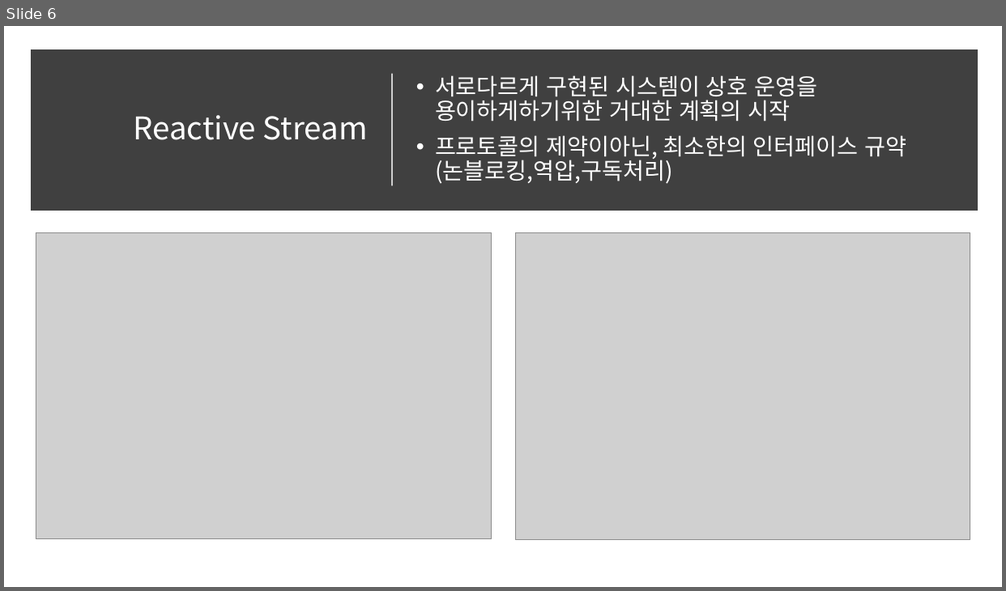
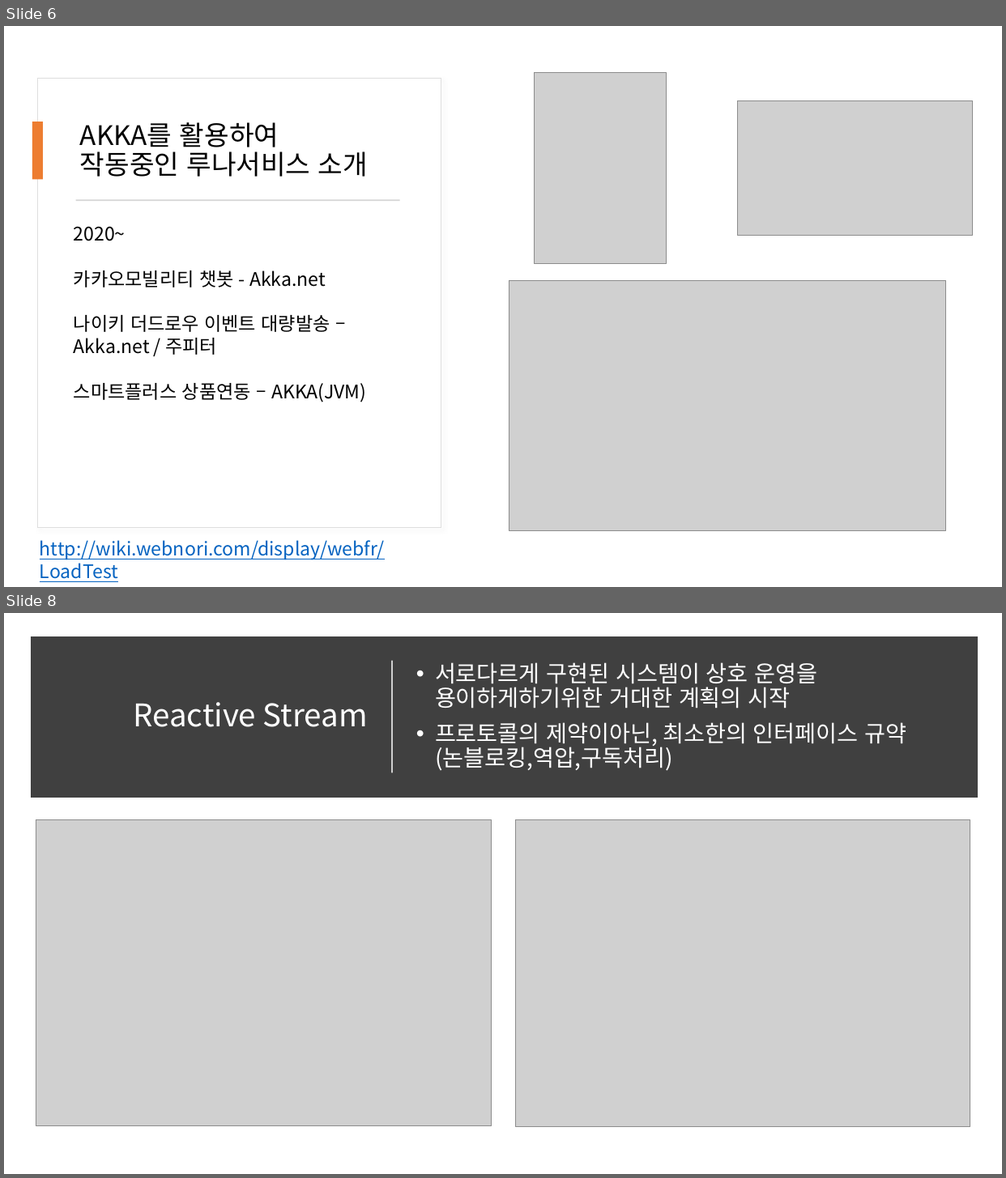
Before and after one commit to psmon/AkkaDotModule, a slide deck: Doc/DotCoreApiWithAkka.pptx. Shown one above the other, each under a label of ours: slide 6 before the commit, slides 6 and 8 after it; the slides between them are not shown. The pictures are 1006x591 and 1006x1178 pixels, drawn with LibreOffice and Linux fonts; fonts in the diff are those of the drawing; grey boxes stand for pictures. Boxes give left, top, right and bottom in pixels: in the first picture for what was removed or moved away, otherwise in the second. Text is boxed around its words. In the diff, an @@ line names an element or a change of style, - is before the commit and + after.

```diff
--- a/Doc/DotCoreApiWithAkka.pptx
+++ b/Doc/DotCoreApiWithAkka.pptx
@@ slide 6 added at [4,26,1002,587], background #FFFFFF @@
@@ picture added at [534,72,666,264] @@
@@ rectangle added at [38,78,441,527], fill #FFFFFF, outline #DEDEDE 0.75 pt @@
@@ rectangle added at [32,122,43,179], fill #ED7D31 @@
@@ text added at [80,122,368,177], 25.9 pt, text #000000 @@
+AKKA를 활용하여
+작동중인 루나서비스 소개
@@ picture added at [738,101,973,236] @@
@@ rectangle added at [76,199,400,201], fill #D5D5D5 @@
@@ text added at [74,226,366,403], 18 pt, text #000000 @@
+2020~
+카카오모빌리티 챗봇 - Akka.net
+나이키 더드로우 이벤트 대량발송 – Akka.net / 주피터
+스마트플러스 상품연동 – AKKA(JVM)
@@ picture added at [509,280,946,531] @@
@@ text added at [40,540,385,582], 18 pt, text #0563C1, underline @@
+http://wiki.webnori.com/display/webfr/LoadTest
@@ what was slide 6 is now slide 8 @@
```
Also in this commit, not shown: 8 slides changed, 2 other slides added, 12 slides removed, 7 other files.
